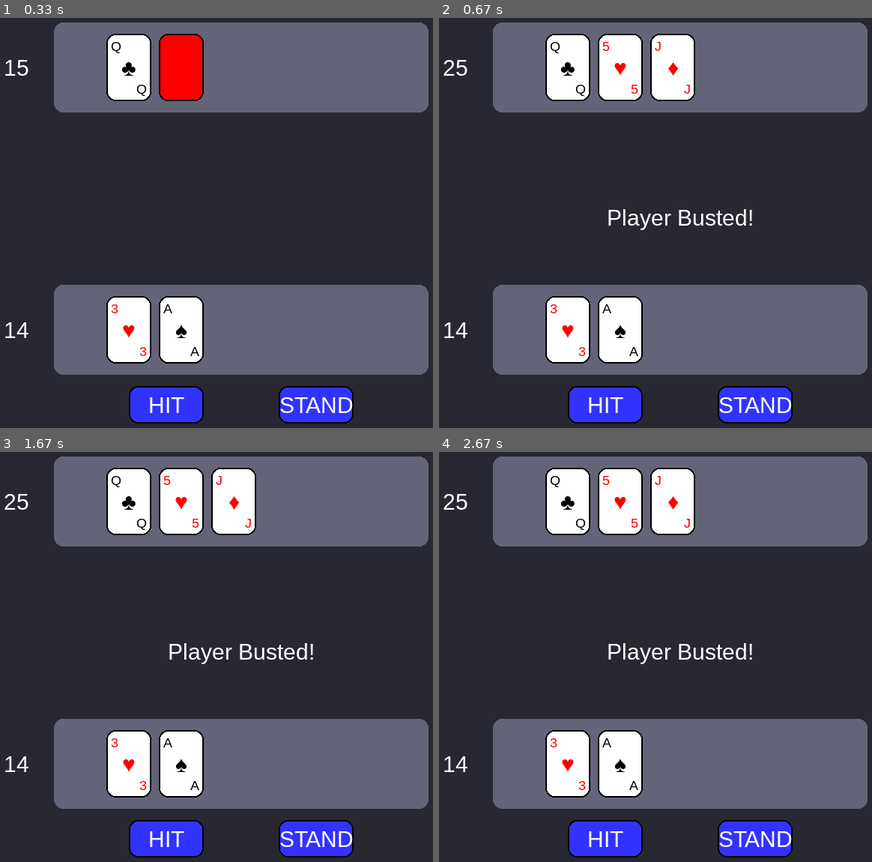
Above: before the commit, frames 1-4 (two rows, left to right).
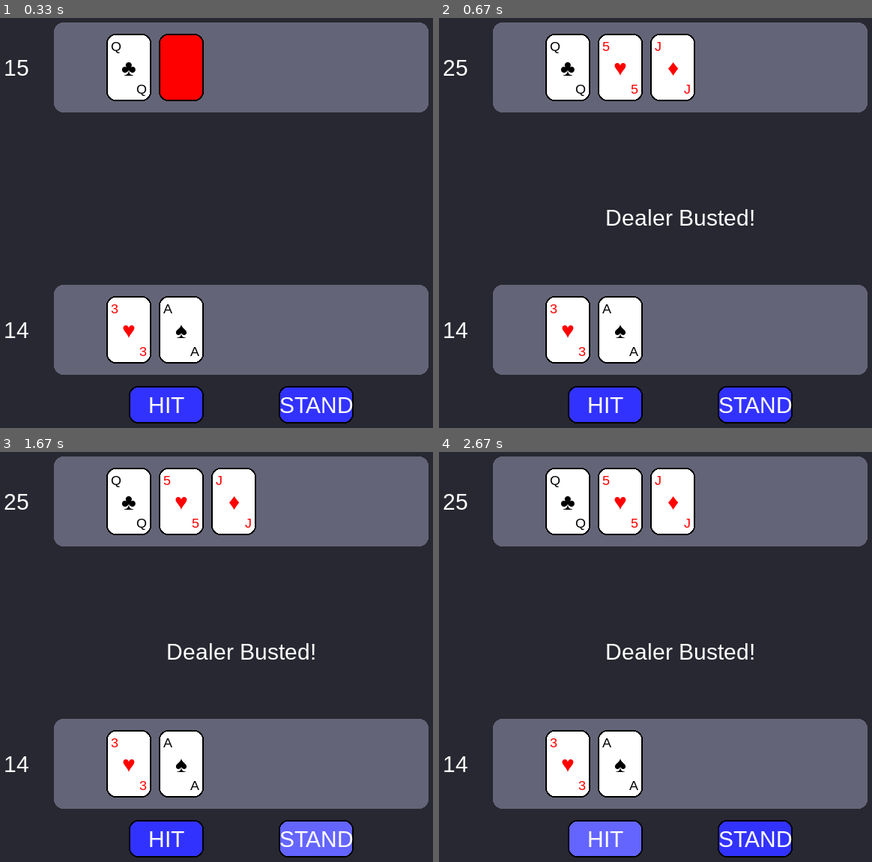
Above: after the commit, the same moments.

Repository: jeomarisaez/pygame-blackjack
Game: pygame game, started from main.py
Two runs of this game, one before a commit and one after it. Both use one fixed random seed, a clock stepped at 60 frames per second and the inputs below.
Inputs (mouse positions are in pixels of both pictures, inside the frame that each line leads up to):
- Up to frame 1 (0.33 s): no input
- Up to frame 2 (0.67 s): tap 2 at 0.33 s
- Up to frame 3 (1.67 s): click "HIT" at 0.72 s; click (56, 583) at 1.05 s; click "STAND" at 1.38 s
- Up to frame 4 (2.67 s): click (694, 501) at 1.72 s; click "HIT" at 2.55 s

Frame 1 is identical in both runs. In frame 2, 0.6% of the frame differs, in the area x 38-73%, y 46-52%; in frame 3, 1.8%; in frame 4, 1.9%, in the area x 30-73%, y 46-99%.

Commit message:
feat: added hover effect

Diff:
--- a/core/game_manager.py
+++ b/core/game_manager.py
@@ -38,24 +38,35 @@
         # sys.exit()
 
     def handle_inputs(self):
+        mouse_pos = pygame.mouse.get_pos()
+
         for event in pygame.event.get():
-                if event.type == pygame.QUIT:
-                    self.running = False
+            if event.type == pygame.QUIT:
+                self.running = False
 
-                if event.type == pygame.MOUSEBUTTONDOWN:
-                    if self.game.current_player == self.game.player:
-                        if self.game_ui.buttonUI.clicked("hit", event.pos):
-                            self.game.hit(self.game.current_player)
-                            print("hit pressed")
-                        if self.game_ui.buttonUI.clicked("stand", event.pos):
-                            self.game.stand(self.game.current_player)
-                            print("stand pressed")
+            if event.type == pygame.MOUSEBUTTONDOWN:
+                if self.game.current_player == self.game.player:
+                    if self.game_ui.buttonUI.clicked("hit", event.pos):
+                        self.game.hit(self.game.current_player)
+                        print("hit pressed")
+                    if self.game_ui.buttonUI.clicked("stand", event.pos):
+                        self.game.stand(self.game.current_player)
+                        print("stand pressed")
 
-                if event.type == pygame.KEYDOWN:
-                    if self.game.current_player == self.game.player:
-                        if event.key == pygame.K_1:
-                            self.game.hit(self.game.current_player)
-                            print("hit pressed")
-                        if event.key == pygame.K_2:
-                            self.game.stand(self.game.current_player)
-                            print("stand pressed")
+            if event.type == pygame.KEYDOWN:
+                if self.game.current_player == self.game.player:
+                    if event.key == pygame.K_1:
+                        self.game.hit(self.game.current_player)
+                        print("hit pressed")
+                    if event.key == pygame.K_2:
+                        self.game.stand(self.game.current_player)
+                        print("stand pressed")
+
+        if self.game_ui.buttonUI.hovered("hit", mouse_pos):
+            self.game_ui.buttonUI.hovered_button = "hit"
+
+        elif self.game_ui.buttonUI.hovered("stand", mouse_pos):
+            self.game_ui.buttonUI.hovered_button = "stand"
+
+        else:
+            self.game_ui.buttonUI.hovered_button = None
--- a/ui/button.py
+++ b/ui/button.py
@@ -5,6 +5,8 @@
     WHITE = (255,255,255)
     BLACK = (0,0,0)
     BLUE = (50,50,255)
+    HOVER_BLUE = (100,100,255)
+
 
     BUTTON_SIZE = (100, 50)
 
@@ -22,7 +24,14 @@
 
         self.buttons[name] = rect
 
-        pygame.draw.rect(self.screen, self.BLUE, rect, border_radius=12)
+        mouse_pos = pygame.mouse.get_pos()
+
+        if self.hovered(name, mouse_pos):
+            color = self.HOVER_BLUE
+        else:
+            color = self.BLUE
+
+        pygame.draw.rect(self.screen, color, rect, border_radius=12)
         pygame.draw.rect(self.screen, self.BLACK, rect, 2, border_radius=12)
 
         text_surf = self.font.render(text, True, self.WHITE)
@@ -31,3 +40,8 @@
 
     def clicked(self, name, pos):
         return self.buttons[name].collidepoint(pos)
+
+    def hovered(self, name, pos):
+        if name in self.buttons:
+            return self.buttons[name].collidepoint(pos)
+        return False
--- a/ui/game_ui.py
+++ b/ui/game_ui.py
@@ -37,4 +37,4 @@
         self.textUI.draw_counter(game.dealer.hand, 100, 100)
 
         if game.game_over:
-            self.textUI.draw_bust(game.player)
+            self.textUI.draw_bust(game.current_player)
